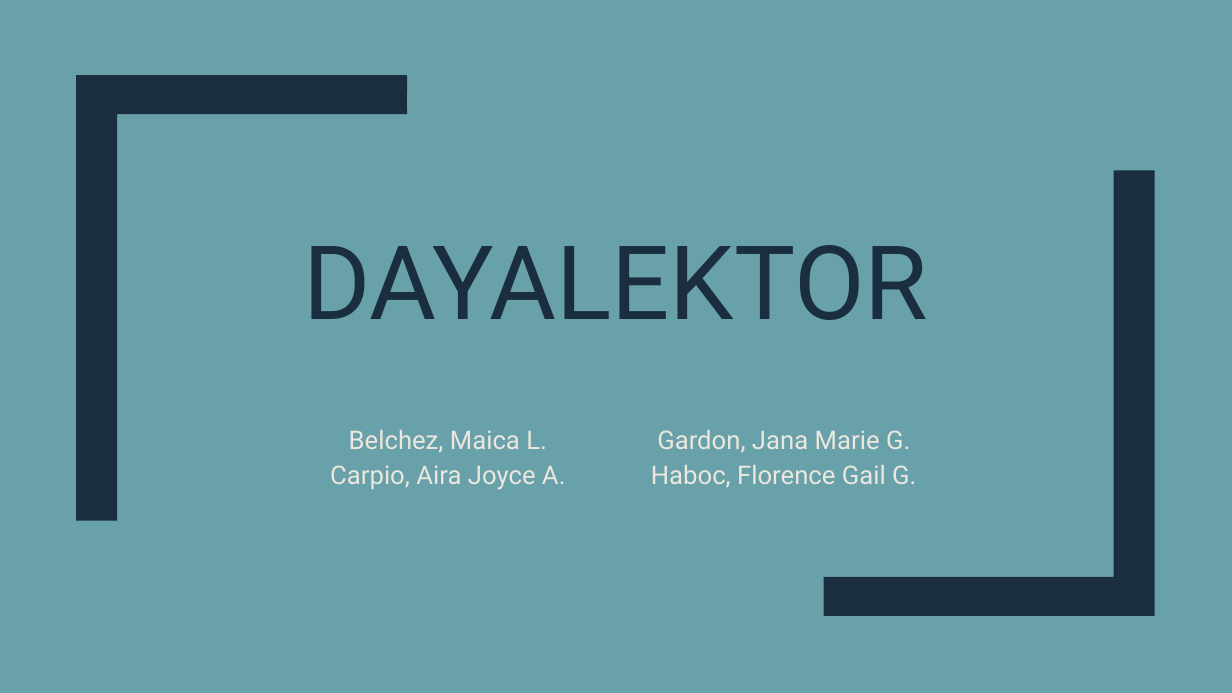
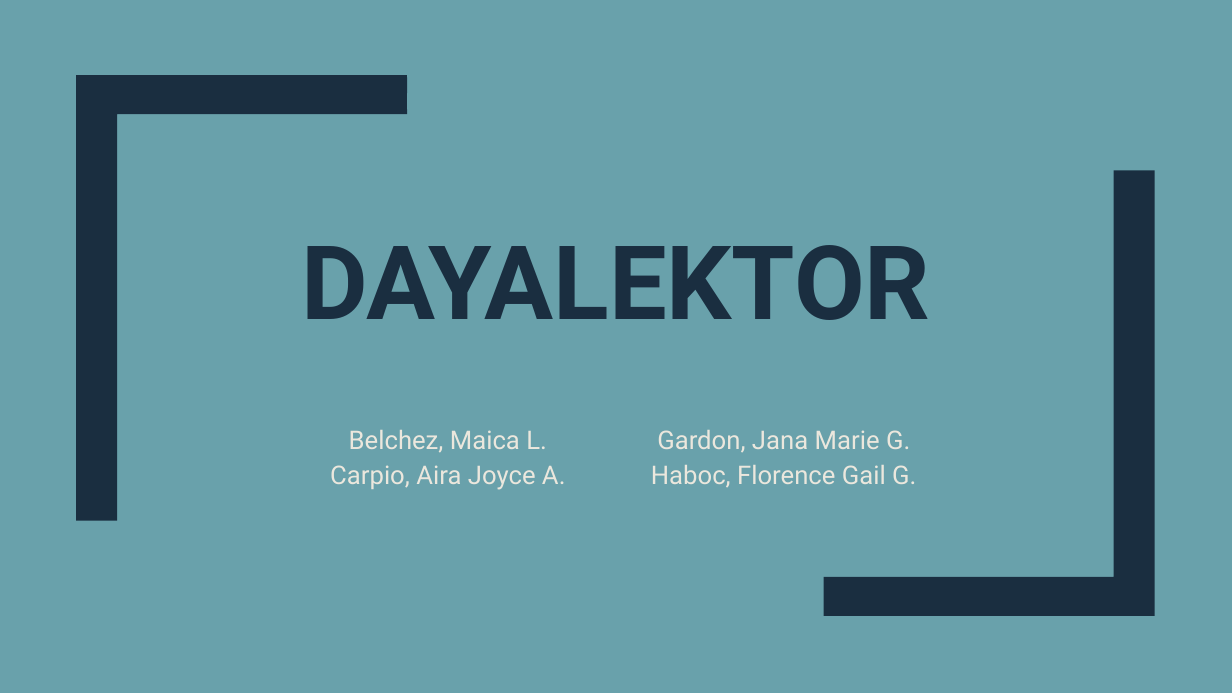
Before and after one commit to mlbelchez/Project---TENTREP, a slide deck: slide 1 of Presentation/PPT/Presentation 2.pptx. Drawn at 1232x693 pixels with LibreOffice and Linux fonts; fonts in the diff are those of the drawing. Boxes give left, top, right and bottom in pixels: in the first picture for what was removed or moved away, otherwise in the second. Text is boxed around its words. In the diff, an @@ line names an element or a change of style, - is before the commit and + after.

Commit message:
updated ppt2

```diff
--- a/Presentation/PPT/Presentation 2.pptx
+++ b/Presentation/PPT/Presentation 2.pptx
@@ title "DAYALEKTOR" at (x1=301, y1=245, x2=930, y2=320): bold on @@
```
Also in this commit, not shown: 7 slides added.
